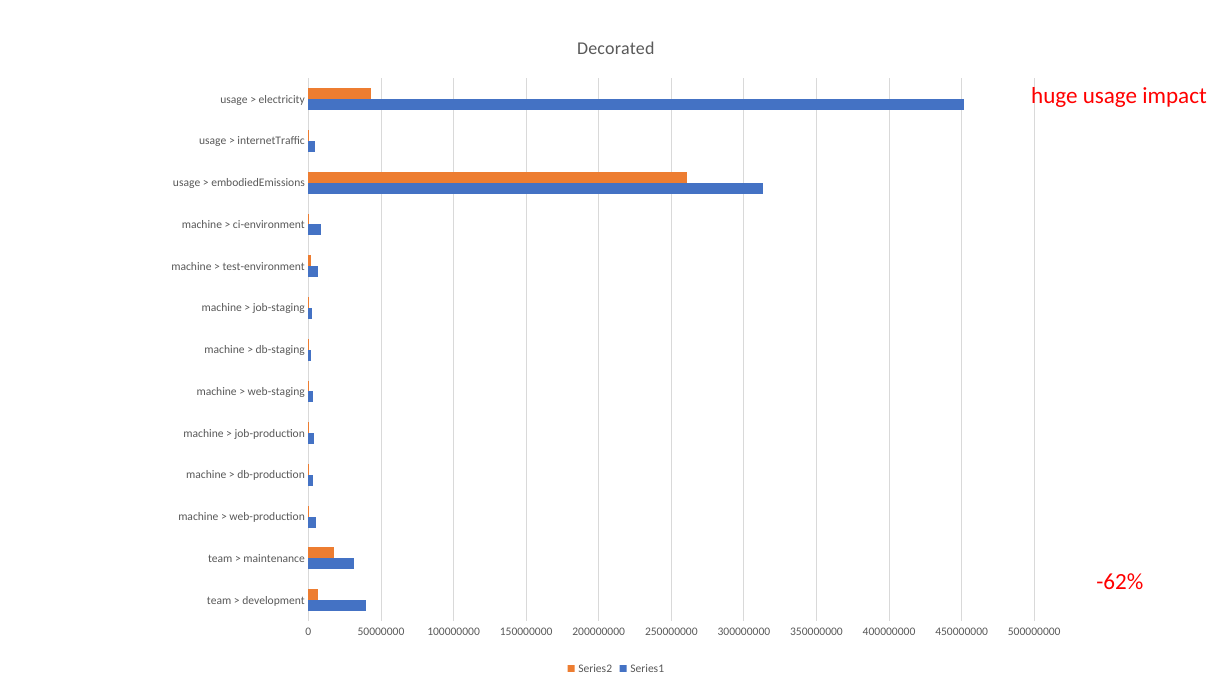
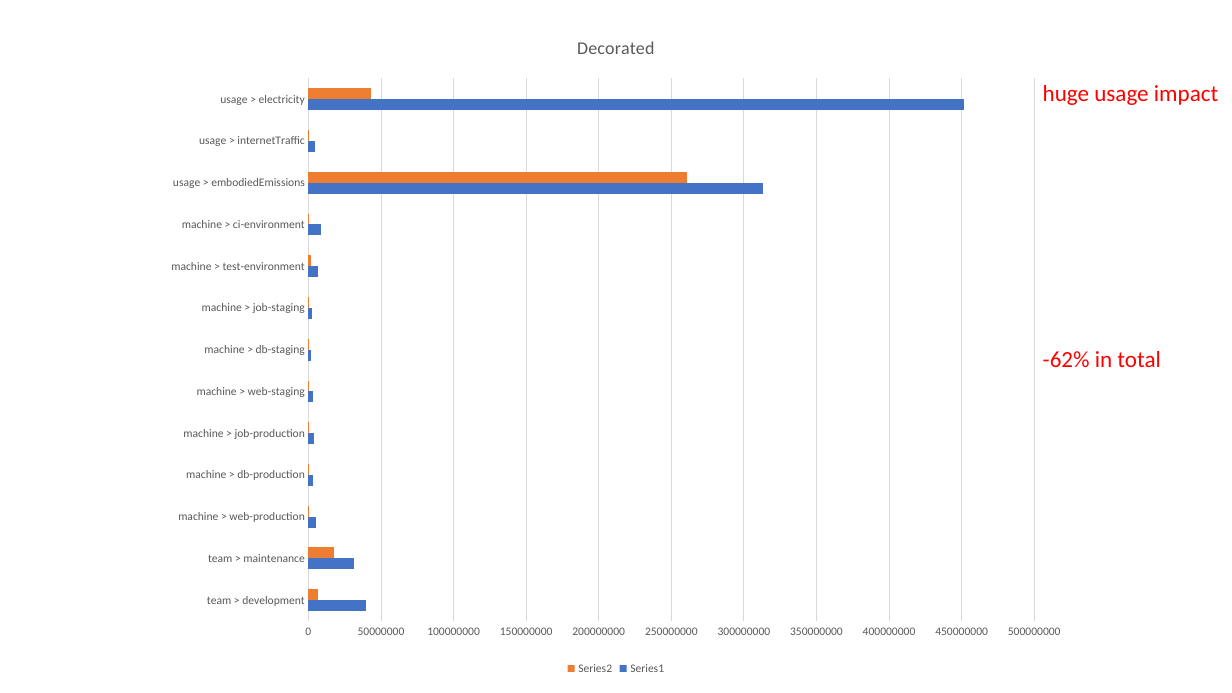
Before and after one commit to abeggchr/environmental-impact-estimator, a slide deck: slide 10 of talks/2023-11-23-zuehlke-architecture-day.pptx (slide 6 before the commit). Drawn at 1232x693 pixels with LibreOffice and Linux fonts; fonts in the diff are those of the drawing. Boxes give left, top, right and bottom in pixels: in the first picture for what was removed or moved away, otherwise in the second. Text is boxed around its words. In the diff, an @@ line names an element or a change of style, - is before the commit and + after.

```diff
--- a/talks/2023-11-23-zuehlke-architecture-day.pptx
+++ b/talks/2023-11-23-zuehlke-architecture-day.pptx
@@ text "huge usage impact" moved from (x1=1031, y1=86, x2=1206, y2=107) to (x1=1043, y1=85, x2=1218, y2=105) @@
@@ text at (x1=1043, y1=351, x2=1160, y2=367): text changed @@
--62%
+-62% in total
```
Also in this commit, not shown: 2 other slides changed, 6 slides added, 1 other file.
